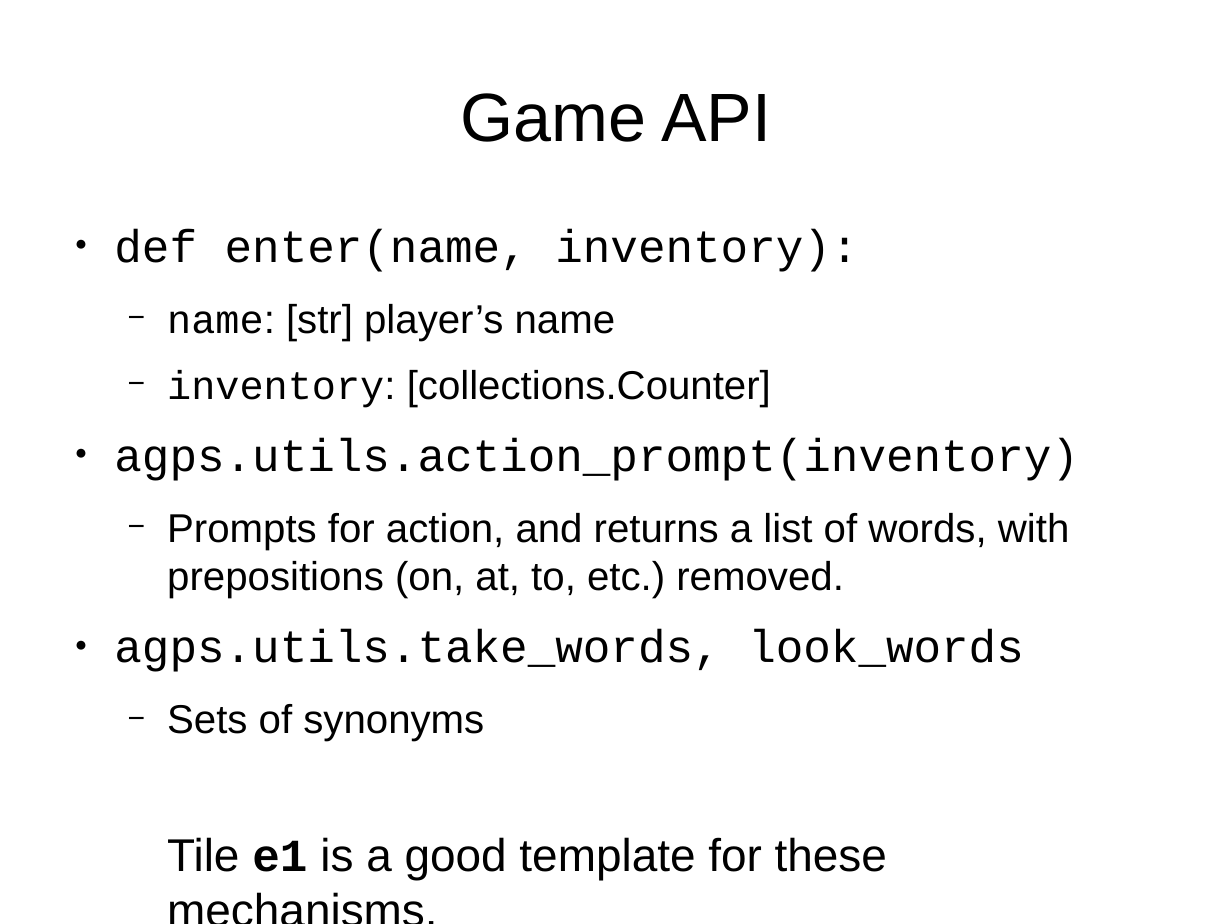
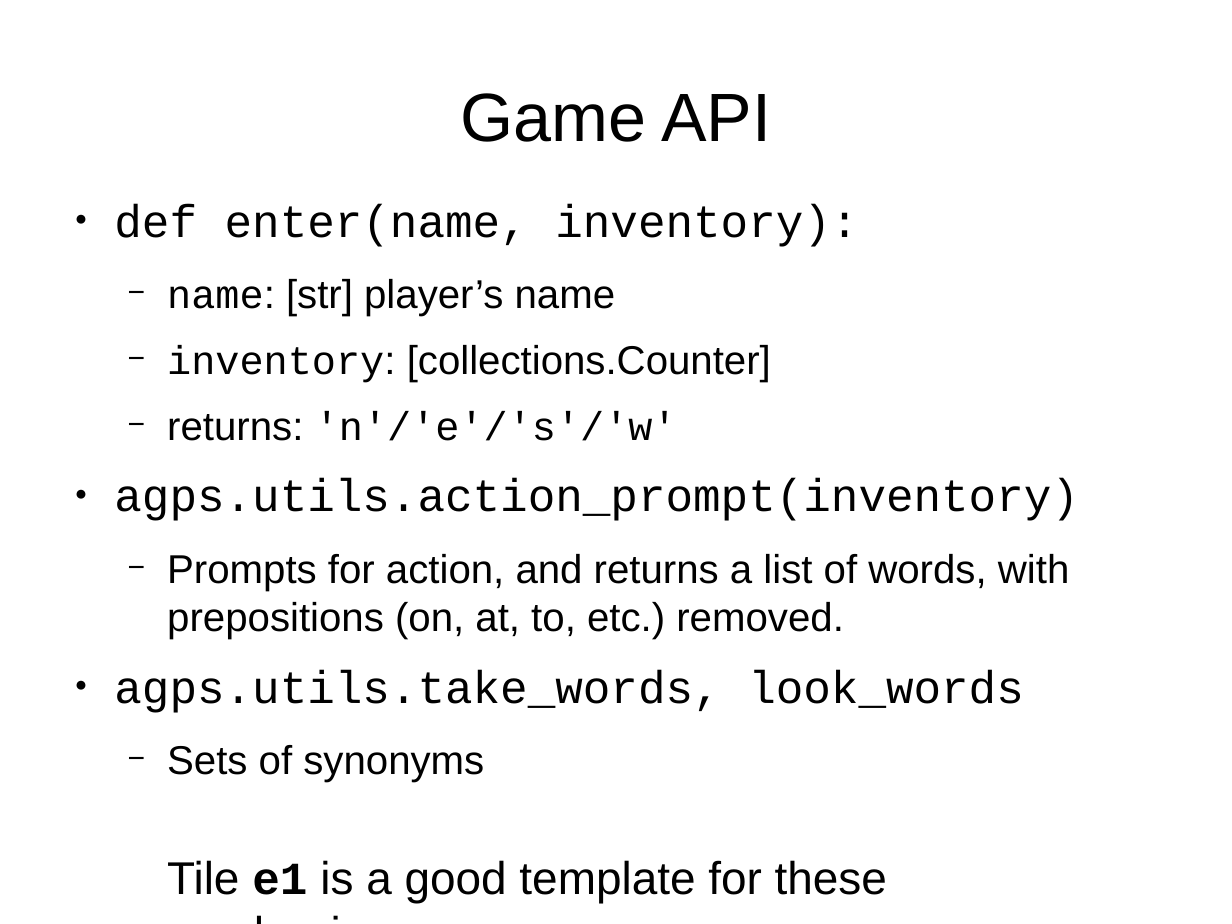
Before and after one commit to gistfoundation/adventuregame-pysheff, a slide deck: slide 2 of intro.odp. Drawn at 1232x924 pixels with LibreOffice and Linux fonts; fonts in the diff are those of the drawing. Boxes give left, top, right and bottom in pixels: in the first picture for what was removed or moved away, otherwise in the second. Text is boxed around its words. In the diff, an @@ line names an element or a change of style, - is before the commit and + after.

Commit message:
Describe enter() return value

```diff
--- a/intro.odp
+++ b/intro.odp
@@ text "def enter(name, inventory):": place and size @@
-text "def enter(name, inventory):" at [114,229,1079,880]
+text "def enter(name, inventory):" at [114,204,1079,903]
@@ text at [167,411,677,441]: paragraph added @@
+  − returns: 'n'/'e'/'s'/'w'
```
